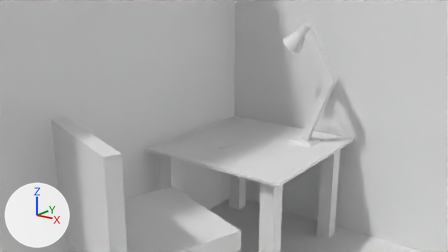
One commit to the Blender file udemy-class/animated-lamp/models/animated-lamp.blend: the scene before it, then after it.
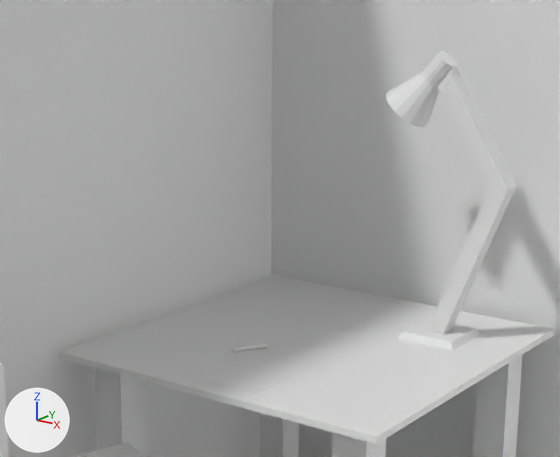
The first picture shows the older version from the file's camera 'Camera'. The close-ups show both versions on the part from 27% to 79% of the width and 0% to 76% of the height of that picture; other places that the commit changed are outside them. Every picture has the same lights, and +X, +Y and +Z are marked at lower left.

The first close-up shows 'chair', 'lamp', 'paper-sheet', 'room', 'table'.
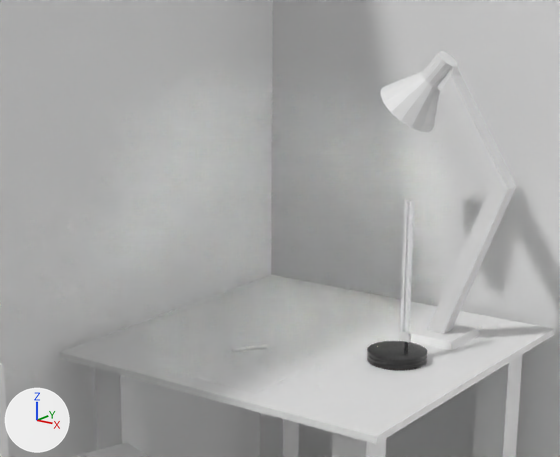
ob_lower_arm_mirror_point is not drawn itself; it is used by a modifier of ob_lamp_lower_arm.

Boxes (x1, y1, x2, y2) around the edits, measured in the close-ups (560 x 457 px):
'lamp', reshaped
    before: (386, 51, 516, 350)
    after: (380, 51, 516, 350)
'lamp-base.001', added
    after: (367, 341, 427, 370)
'lamp-lower-arm', added
    after: (400, 200, 414, 337)
'lamp-base-top', added
    after: (399, 330, 411, 343)
'lamp-base-stem.001', added
    after: (404, 342, 409, 351)
part 1 of me_cube_002, built on
    before: (386, 72, 439, 127)
    after: (380, 72, 440, 132)

What changed in the scene script:
```text
Change me_cube_002:
    remove me_cube_002.from_pydata(...)  # 68 vertices, 59 faces; spans x -0.18..0.189, y -0.084..0.084, z 0.0..0.777
    add me_cube_002.from_pydata(...)  # 100 vertices, 91 faces; spans x -0.194..0.189, y -0.089..0.089, z 0.0..0.777
    me_cube_002 part 1
    16 vertices are removed from x -0.18..-0.072, y -0.07..0.07, z 0.575..0.664
    17 faces are deleted
    48 vertices are added at x -0.194..-0.037, y -0.089..0.089, z 0.563..0.719
    49 new faces join them
Add me_cube_017:
    me_cube_017.from_pydata([(0.002, -0.01, 0.002), (0.003, -0.01, 0.367), (0.002, 0.009, 0.002), (0.003, 0.009, 0.367), (0.011, -0.01, 0.002), (0.011, -0.01, 0.367), (0.011, 0.009, 0.002), (0.011, 0.009, 0.367)], [], [(0, 1, 3, 2), (2, 3, 7, 6), (6, 7, 5, 4), (4, 5, 1, 0), (2, 6, 4, 0), (7, 3, 1, 5)])
Add ob_lamp_base_stem_001:
    ob_lamp_base_stem_001 = bpy.data.objects.new('lamp-base-stem.001', me_beziercircle_002)  # a 16-sided cylinder along z spanning x -0.0053..0.0053, y -0.0053..0.0053, z 0.0045..0.0544; in mat_lamp_001 (black #252525); modifiers EDGE_SPLIT, SUBSURF
    ob_lamp_base_stem_001.parent = ob_lamp_base_001
    ob_lamp_base_stem_001.location = (0.295, -0.0157, 0.0225)
Add ob_lamp_base_001:
    ob_lamp_base_001 = bpy.data.objects.new('lamp-base.001', me_beziercircle_001)  # 160 vertices, 154 faces; spans x -0.087..0.087, y -0.087..0.087, z 0.0..0.035; in mat_lamp_001 (black #252525); modifiers SUBSURF
    ob_lamp_base_001.parent = ob_table
    ob_lamp_base_001.location = (0.268, -0.0157, 0.018)
Add ob_lower_arm_mirror_point:
    ob_lower_arm_mirror_point = bpy.data.objects.new('lower-arm-mirror-point', None)
    ob_lower_arm_mirror_point.parent = ob_lamp_lower_arm
    ob_lower_arm_mirror_point.location = (0.288, -0.0154, 0.0781)
Add ob_lamp_lower_arm:
    ob_lamp_lower_arm = bpy.data.objects.new('lamp-lower-arm', me_cube_017)  # modifiers MIRROR
    ob_lamp_lower_arm.parent = ob_lamp_base_stem_001
    ob_lamp_lower_arm.location = (0.262, -0.0154, 0.0736)
    ob_lamp_lower_arm.scale = (1.0, 0.546, 1.0)
Add ob_lamp_base_top:
    ob_lamp_base_top = bpy.data.objects.new('lamp-base-top', me_cube_011)  # 40 vertices, 40 faces; spans x -0.0206..0.01, y -0.0107..0.0107, z -0.0007..0.0282
    ob_lamp_base_top.parent = ob_lamp_base_stem_001
    ob_lamp_base_top.location = (0.268, -0.0157, 0.0732)
    ob_lamp_base_top.scale = (1.0, 0.546, 1.0)
```
